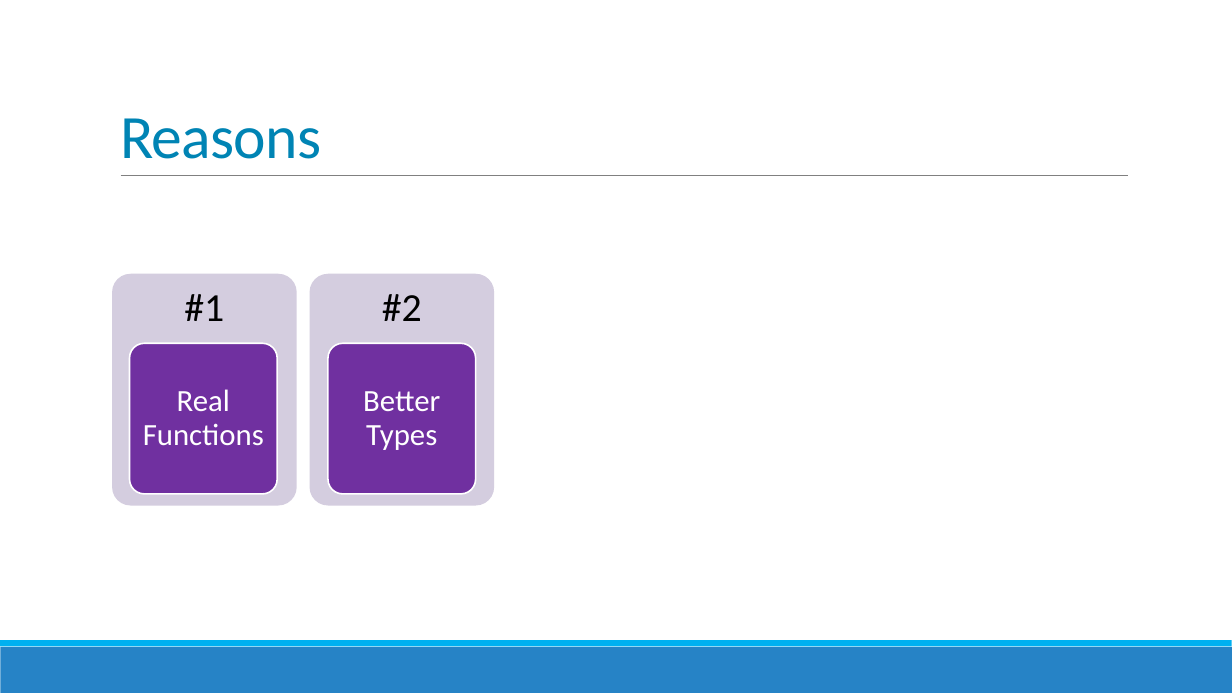
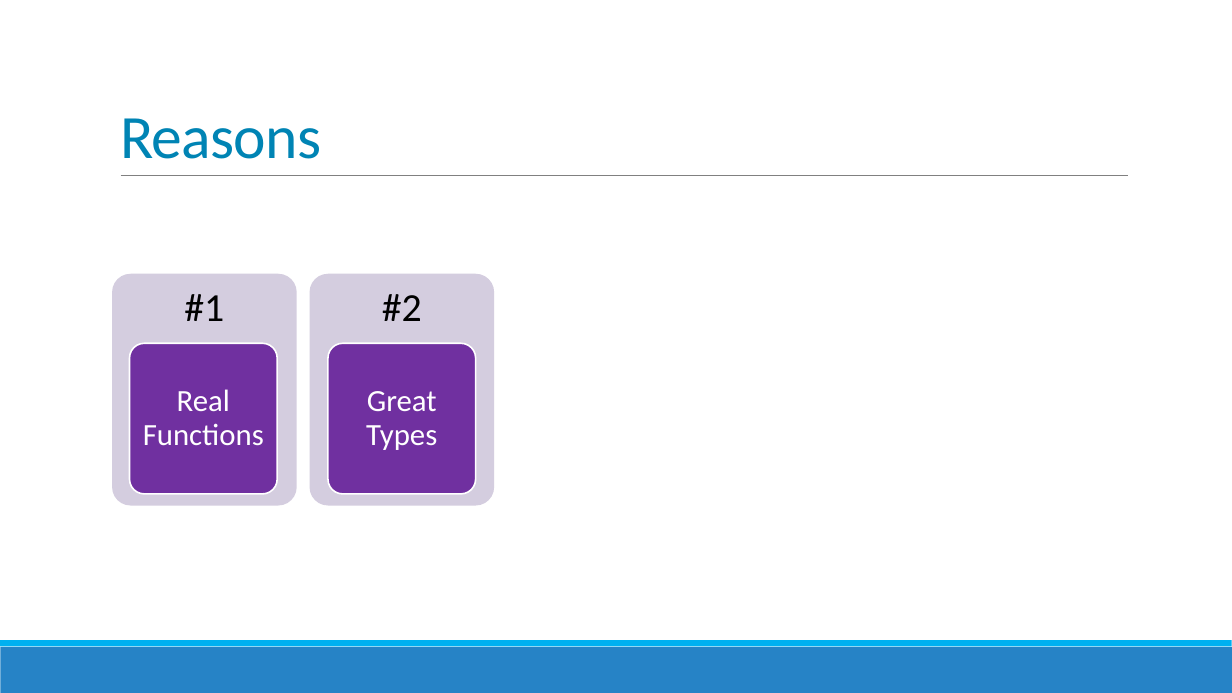
Before and after one commit to jorgef/fivereasons, a slide deck: slide 18 of FiveReasons.pptx (slide 17 before the commit). Drawn at 1232x693 pixels with LibreOffice and Linux fonts; fonts in the diff are those of the drawing. Boxes give left, top, right and bottom in pixels: in the first picture for what was removed or moved away, otherwise in the second. Text is boxed around its words. In the diff, an @@ line names an element or a change of style, - is before the commit and + after.

```diff
--- a/FiveReasons.pptx
+++ b/FiveReasons.pptx
@@ text at (366,391,437,450): text changed @@
-Better Types
+Great Types
```
Also in this commit, not shown: 13 other slides changed, 2 slides added, 3 other files.
